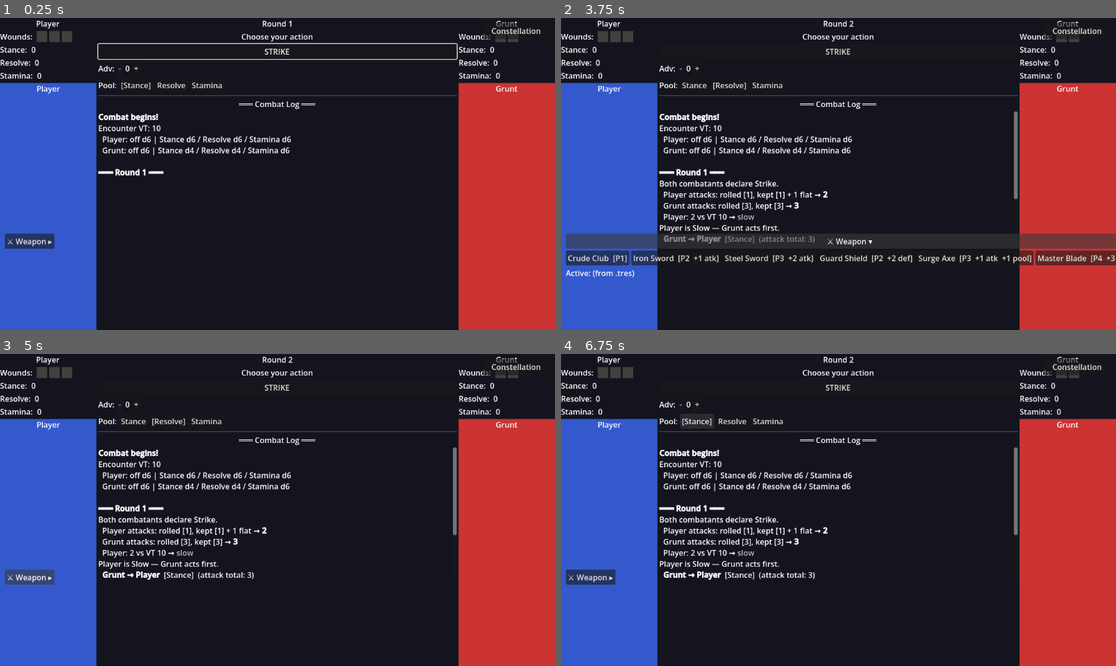
Above: before the commit, frames 1-4 (two rows, left to right).
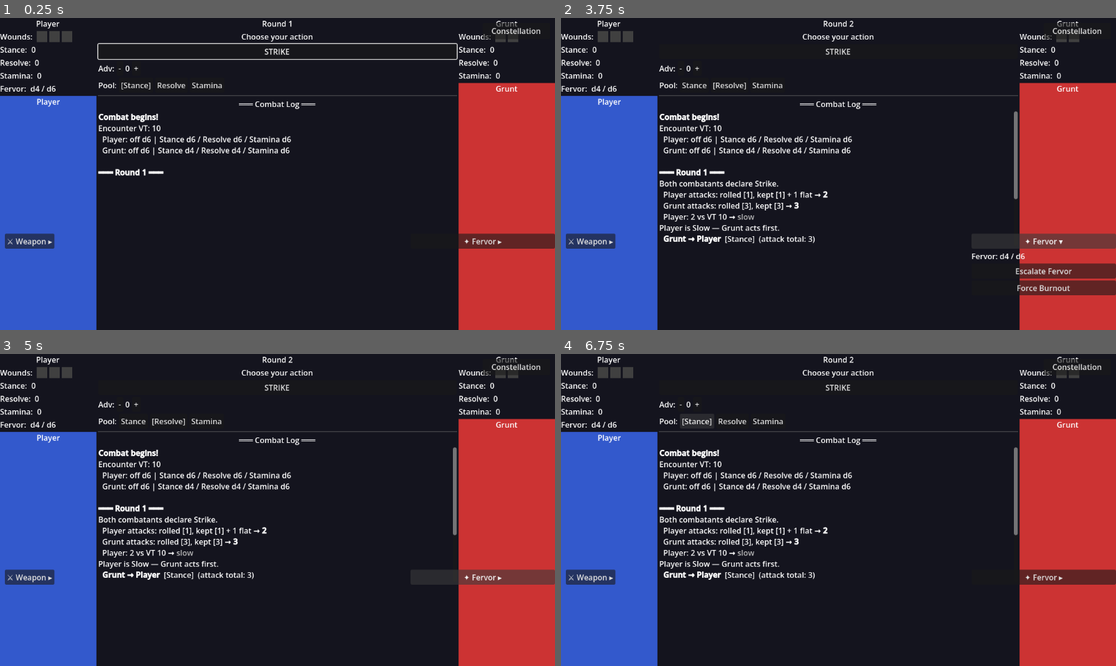
Above: after the commit, the same moments.

Repository: ivano777/kronomania
Game: Godot game, scene res://scenes/battle/BattleScene.tscn
The game is run twice, just before and just after one commit, with the same random seed, the same clock (stepped at 60 frames per second) and the same inputs.
Inputs:
- Up to frame 1 (0.25 s): no input
- Up to frame 2 (3.75 s): click "STRIKE" at 0.5 s; click "Resolve" at 1.25 s; click "⚔ Weapon ▸" at 2 s; click "⚔ Weapon ▾" at 2.75 s; click "⚔ Weapon ▸" (after the commit: "✦ Fervor ▸") at 3.5 s
- Up to frame 3 (5 s): click "⚔ Weapon ▾" (after the commit: "✦ Fervor ▾") at 4.25 s
- Up to frame 4 (6.75 s): click "-" at 5 s; click "+" at 5.75 s; click "Stance" at 6.5 s

The runs differ from the first frame. In frame 1, 1.7% of the frame differs, in the area x 0-100%, y 20-74%; in frame 2, 5.6%, in the area x 0-100%, y 20-89%; in frame 3, 1.7%; in frame 4, 1.7%.

Commit message:
feat(magic): Group 4 Fervor / Burnout / Cantrip / True Spell system
- Extend RollEngine.resolve() with optional fervor_size param — rolls one
  additive post-keep Fervor die, returns fervor_roll + fervor_maxed in dict
- CombatantState: add fervor_size, is_burned_out, has_minor_studies,
  has_spellcasting; magic flags derived from unlocked_nodes at start_combat()
- CombatManager: player_chose_cantrip() + player_chose_spell() actions;
  _resolve_round_cantrip / _resolve_round_spell coroutines; _escalate_fervor()
  steps Fervor track and triggers Burnout when cap exceeded; debug_set_fervor();
  new signals fervor_changed + player_magic_available emitted each round
- PlayerProgression: add ability_minor_studies + ability_spellcasting to ALL_NODES
- RoundHUD: Cantrip + Spell buttons (hidden until relevant nodes unlocked);
  enable_magic() / disable_magic() API; cantrip_pressed + spell_pressed signals
- CombatantHUD: FervorRow (player HUD only); set_fervor(size, cap, burned_out);
  setup() gains optional show_fervor param
- BattleScene: wire fervor_changed → player HUD, player_magic_available →
  RoundHUD, cantrip/spell button presses → CombatManager; teardown updated
- New: ability_spellcasting.tres (gates true spells, prereq: Minor Studies)
- New: DebugFervorDisplay — live Fervor state, Escalate + Toggle Burnout buttons
- CLAUDE.md: sync CombatantState fields, round loop, magic system section,
  SpellData in-progress design, Fragile areas, Game rules summary
- project-status.md: Group 4 marked complete (true spells stub noted [~]);
  SpellData [ ] item added with full implementation spec

Co-Authored-By: Claude Sonnet 4.6 <noreply@anthropic.com>

Diff:
--- a/autoloads/CombatManager.gd
+++ b/autoloads/CombatManager.gd
@@ -1,8 +1,8 @@
 # CombatManager — combat state machine for a 1v1 duel.
 #
 # Flow per round:
-#   _begin_round  →  (player presses Strike)  →  _resolve_round
-#   _resolve_round rolls both attacks, checks VT, resolves Fast then Slow,
+#   _begin_round  →  (player presses Strike / Cantrip / Spell)  →  _resolve_round_*
+#   _resolve_round_* rolls both attacks, checks VT, resolves Fast then Slow,
 #   applies wounds, checks defeat, then loops back to _begin_round.
 #
 # All game-state signals are emitted here; UI nodes listen and update.
@@ -14,6 +14,9 @@
 ## Canonical pool names used as keys throughout the combat system.
 const POOL_NAMES: Array = ["stance", "resolve", "stamina"]
 
+## Fervor escalation track — die face values in order.
+const FERVOR_TRACK: Array[int] = [4, 6, 8, 10]
+
 
 # ── Signals ───────────────────────────────────────────────────────────────────
 
@@ -40,6 +43,12 @@
 
 ## Emitted when the player must choose their action.
 signal player_action_required()
+
+## Emitted before player_action_required to inform the UI which magic actions are available.
+signal player_magic_available(can_cantrip: bool, can_cast_spell: bool)
+
+## Emitted whenever the player's Fervor state changes (initial emit at combat start).
+signal fervor_changed(is_player: bool, fervor_size: int, fervor_cap: int, is_burned_out: bool)
 
 
 # ── Runtime state ─────────────────────────────────────────────────────────────
@@ -59,6 +68,11 @@
 	var stance_rolled: bool  = false
 	var resolve_rolled: bool = false
 	var stamina_rolled: bool = false
+	# Magic state — player only; resets to base each combat.
+	var fervor_size: int    = 4     # current Fervor die face (4/6/8/10); starts at d4
+	var is_burned_out: bool = false # blocks true spells when true
+	var has_minor_studies: bool = false  # derived from unlocked_nodes in start_combat()
+	var has_spellcasting: bool  = false  # derived from unlocked_nodes in start_combat()
 
 	func init(d: CombatantData) -> void:
 		data = d
@@ -69,6 +83,10 @@
 		for n in d.starting_nodes:
 			if n is NodeData:
 				unlocked_nodes.append(n as NodeData)
+		fervor_size = 4
+		is_burned_out = false
+		has_minor_studies = false
+		has_spellcasting = false
 		reset_guard()
 
 	func reset_guard() -> void:
@@ -106,7 +124,7 @@
 var _enemy:  CombatantState
 var _round:  int = 0
 
-## True only while awaiting the player's Strike input.
+## True only while awaiting the player's action input.
 var _waiting_for_player: bool = false
 
 
@@ -118,6 +136,10 @@
 	_player.init(player_data)
 	_player.unlocked_nodes = PlayerProgression.unlocked_nodes.duplicate()
 	_player.tier_override = PlayerProgression.get_tier()
+	_player.has_minor_studies = _player.unlocked_nodes.any(func(n: NodeData): return n.effect_type == "minor_studies")
+	_player.has_spellcasting  = _player.unlocked_nodes.any(func(n: NodeData): return n.effect_type == "spellcasting")
+	_player.fervor_size = 4
+	_player.is_burned_out = false
 	_enemy = CombatantState.new()
 	_enemy.init(enemy_data)
 	_round = 0
@@ -135,6 +157,10 @@
 			enemy_data.ingenuity_size, enemy_data.dominion_size,
 		]
 	)
+
+	# Emit initial Fervor state so HUD is initialised before round 1.
+	fervor_changed.emit(true, _player.fervor_size, _player.data.ingenuity_size, _player.is_burned_out)
+
 	_begin_round()
 
 
@@ -146,6 +172,37 @@
 		return
 	_waiting_for_player = false
 	_resolve_round(net_advantage, target_pool)
+
+
+## Called by BattleScene when the player presses Cantrip.
+## Ingenuity-based attack; no Fervor cost; available during Burnout.
+func player_chose_cantrip(target_pool: String = "resolve") -> void:
+	if not _waiting_for_player:
+		return
+	_waiting_for_player = false
+	_resolve_round_cantrip(target_pool)
+
+
+## Called by BattleScene when the player presses Cast Spell.
+## Ingenuity-based attack with a real Fervor die; blocked during Burnout.
+func player_chose_spell(net_advantage: int = 0, target_pool: String = "resolve") -> void:
+	if not _waiting_for_player:
+		return
+	if _player.is_burned_out:
+		log_message.emit("[color=orange]Burnout! True spells are blocked — choose Strike or Cantrip.[/color]")
+		player_magic_available.emit(_player.has_minor_studies, false)
+		player_action_required.emit()
+		return
+	_waiting_for_player = false
+	_resolve_round_spell(net_advantage, target_pool)
+
+
+## Debug only — override Fervor state at runtime.
+func debug_set_fervor(new_fervor_size: int, burned_out: bool) -> void:
+	if _player:
+		_player.fervor_size = new_fervor_size
+		_player.is_burned_out = burned_out
+		fervor_changed.emit(true, _player.fervor_size, _player.data.ingenuity_size, burned_out)
 
 
 # ── Private — round flow ──────────────────────────────────────────────────────
@@ -166,10 +223,14 @@
 	phase_changed.emit("Choose your action")
 
 	_waiting_for_player = true
+	player_magic_available.emit(
+		_player.has_minor_studies,
+		_player.has_spellcasting and not _player.is_burned_out
+	)
 	player_action_required.emit()
 
 
-# Coroutine: resolves one full round then loops back.
+# Coroutine: physical Strike — resolves one full round then loops back.
 func _resolve_round(net_advantage: int = 0, target_pool: String = "stance") -> void:
 	phase_changed.emit("Resolving…")
 	log_message.emit("Both combatants declare Strike.")
@@ -220,6 +281,102 @@
 		return
 
 	# ── Next round ─────────────────────────────────────────────────────────
+	await get_tree().create_timer(0.8).timeout
+	_begin_round()
+
+
+# Coroutine: Cantrip — Ingenuity-based attack, no Fervor die, available during Burnout.
+func _resolve_round_cantrip(target_pool: String = "resolve") -> void:
+	phase_changed.emit("Resolving…")
+	log_message.emit("%s channels a cantrip (Ingenuity d%d)." % [
+		_player.data.combatant_name, _player.data.ingenuity_size
+	])
+
+	var p_atk := RollEngine.resolve(
+		_effective_tier(_player), _player.data.ingenuity_size, _training_keep_grade(_player),
+		0, _pool_bonus(_player)
+	)
+	var e_atk := RollEngine.resolve(
+		_effective_tier(_enemy), _enemy.data.dominion_size, _training_keep_grade(_enemy),
+		_attack_flat(_enemy)
+	)
+
+	log_message.emit(_fmt_attack(_player.data.combatant_name, p_atk) + " [cantrip]")
+	log_message.emit(_fmt_attack(_enemy.data.combatant_name, e_atk))
+
+	var encounter_vt: int = _enemy.data.velocity_threshold
+	var p_fast := RollEngine.is_fast(p_atk.total as int, encounter_vt)
+	log_message.emit(_fmt_speed(_player.data.combatant_name, p_atk.total as int, encounter_vt, p_fast))
+
+	var player_first: bool = p_fast
+	if p_fast:
+		phase_changed.emit("Fast Phase — Player acts first")
+	else:
+		log_message.emit("%s is Slow — %s acts first." % [_player.data.combatant_name, _enemy.data.combatant_name])
+		phase_changed.emit("Slow Phase — Enemy acts first")
+
+	_resolve_attack(player_first, p_atk if player_first else e_atk, target_pool)
+	if _player.is_defeated or _enemy.is_defeated:
+		_end_combat()
+		return
+
+	var second_is_player := not player_first
+	phase_changed.emit("Slow Phase" if p_fast else "Fast Phase (2nd)")
+	_resolve_attack(second_is_player, p_atk if second_is_player else e_atk, target_pool)
+	if _player.is_defeated or _enemy.is_defeated:
+		_end_combat()
+		return
+
+	await get_tree().create_timer(0.8).timeout
+	_begin_round()
+
+
+# Coroutine: True Spell — Ingenuity + real Fervor die; escalates Fervor on max-roll.
+func _resolve_round_spell(net_advantage: int = 0, target_pool: String = "resolve") -> void:
+	phase_changed.emit("Resolving…")
+	log_message.emit("%s casts a true spell (Ingenuity d%d + Fervor d%d)." % [
+		_player.data.combatant_name, _player.data.ingenuity_size, _player.fervor_size
+	])
+
+	var p_atk := RollEngine.resolve(
+		_effective_tier(_player), _player.data.ingenuity_size, _training_keep_grade(_player),
+		0, net_advantage + _pool_bonus(_player), _player.fervor_size
+	)
+	var e_atk := RollEngine.resolve(
+		_effective_tier(_enemy), _enemy.data.dominion_size, _training_keep_grade(_enemy),
+		_attack_flat(_enemy)
+	)
+
+	log_message.emit(_fmt_spell_attack(_player.data.combatant_name, p_atk))
+	log_message.emit(_fmt_attack(_enemy.data.combatant_name, e_atk))
+
+	var encounter_vt: int = _enemy.data.velocity_threshold
+	var p_fast := RollEngine.is_fast(p_atk.total as int, encounter_vt)
+	log_message.emit(_fmt_speed(_player.data.combatant_name, p_atk.total as int, encounter_vt, p_fast))
+
+	var player_first: bool = p_fast
+	if p_fast:
+		phase_changed.emit("Fast Phase — Player acts first")
+	else:
+		log_message.emit("%s is Slow — %s acts first." % [_player.data.combatant_name, _enemy.data.combatant_name])
+		phase_changed.emit("Slow Phase — Enemy acts first")
+
+	_resolve_attack(player_first, p_atk if player_first else e_atk, target_pool)
+	if _player.is_defeated or _enemy.is_defeated:
+		_end_combat()
+		return
+
+	var second_is_player := not player_first
+	phase_changed.emit("Slow Phase" if p_fast else "Fast Phase (2nd)")
+	_resolve_attack(second_is_player, p_atk if second_is_player else e_atk, target_pool)
+	if _player.is_defeated or _enemy.is_defeated:
+		_end_combat()
+		return
+
+	# Post-resolution: check Fervor escalation (rules: magic/fervor.md).
+	if p_atk.fervor_maxed as bool:
+		_escalate_fervor(_player, 1)
+
 	await get_tree().create_timer(0.8).timeout
 	_begin_round()
 
@@ -372,11 +529,31 @@
 	return best
 
 
+## Steps Fervor up by `steps` track positions. Triggers Burnout if new size exceeds
+## the Ingenuity cap. Fervor is clamped at the cap (rules: magic/fervor.md).
+func _escalate_fervor(state: CombatantState, steps: int) -> void:
+	var cap: int = state.data.ingenuity_size
+	var idx: int = FERVOR_TRACK.find(state.fervor_size)
+	if idx == -1:
+		idx = 0
+	var prev_size: int = FERVOR_TRACK[idx]
+	idx = mini(idx + steps, FERVOR_TRACK.size() - 1)
+	var new_size: int = FERVOR_TRACK[idx]
+	if new_size != prev_size:
+		log_message.emit("  [color=magenta]Fervor escalates: d%d → d%d[/color]" % [prev_size, new_size])
+	else:
+		log_message.emit("  [color=magenta]Fervor at maximum track position (d%d).[/color]" % new_size)
+	if new_size > cap and not state.is_burned_out:
+		state.is_burned_out = true
+		log_message.emit("[color=orange][b]BURNOUT![/b] Fervor surged beyond control. True spells blocked until next combat.[/color]")
+	state.fervor_size = mini(new_size, cap)
+	fervor_changed.emit(state == _player, state.fervor_size, cap, state.is_burned_out)
+
+
 ## Debug only — swap the player's weapon at runtime without restarting combat.
 func debug_set_player_weapon(weapon: EquipmentData) -> void:
 	if _player:
 		_player.weapon_override = weapon
-
 
 
 # ── Formatting helpers ────────────────────────────────────────────────────────
@@ -391,6 +568,18 @@
 	]
 
 
+func _fmt_spell_attack(name: String, r: Dictionary) -> String:
+	var desperation: bool = r.desperation
+	var prefix := "[b][DESPERATION][/b] " if desperation else ""
+	var fervor_roll: int = r.fervor_roll as int
+	var fervor_part := " + [color=magenta]Fervor %d[/color]" % fervor_roll if fervor_roll > 0 else ""
+	var maxed_note := " [color=magenta][b][MAX][/b][/color]" if (r.fervor_maxed as bool) else ""
+	return "  %s%s casts: rolled %s, kept %s%s → [b]%d[/b]%s" % [
+		prefix, name, _arr(r.dice as Array), _arr(r.kept as Array),
+		fervor_part, r.total as int, maxed_note
+	]
+
+
 func _fmt_speed(name: String, total: int, vt: int, fast: bool) -> String:
 	var tag := "[color=cyan]FAST[/color]" if fast else "[color=gray]slow[/color]"
 	return "  %s: %d vs VT %d → %s" % [name, total, vt, tag]
--- a/autoloads/PlayerProgression.gd
+++ b/autoloads/PlayerProgression.gd
@@ -7,6 +7,8 @@
 	preload("res://resources/data/nodes/core_dominion_1.tres"),
 	preload("res://resources/data/nodes/training_keep_1.tres"),
 	preload("res://resources/data/nodes/training_keep_2.tres"),
+	preload("res://resources/data/nodes/ability_minor_studies.tres"),
+	preload("res://resources/data/nodes/ability_spellcasting.tres"),
 	preload("res://resources/data/nodes/ability_sure_footed.tres"),
 	preload("res://resources/data/nodes/flavor_warrior_oath.tres"),
 ]
--- a/autoloads/RollEngine.gd
+++ b/autoloads/RollEngine.gd
@@ -37,8 +37,10 @@
 # flat          : int — additive bonus applied after Keep (0 if unused)
 # net_advantage : int — positive = extra dice, negative = fewer dice;
 #                       pool ≤ 0 triggers Desperation (roll 2, keep worst)
+# fervor_size   : int — if > 0, roll one additive Fervor die of this face value
+#                       after Keep; cannot be discarded; result included in total.
 # Returns a Dictionary with full audit trail for the log.
-func resolve(tier: int, die_size: int, keep_grade: int, flat: int = 0, net_advantage: int = 0) -> Dictionary:
+func resolve(tier: int, die_size: int, keep_grade: int, flat: int = 0, net_advantage: int = 0, fervor_size: int = 0) -> Dictionary:
 	var pool_size: int = tier + net_advantage
 	var desperation := pool_size <= 0
 
@@ -58,6 +60,14 @@
 	for d in kept:
 		total += d
 
+	# Real Fervor die: additive post-Keep, cannot be discarded.
+	var fervor_roll := 0
+	var fervor_maxed := false
+	if fervor_size > 0:
+		fervor_roll = roll_dice(1, fervor_size)[0]
+		total += fervor_roll
+		fervor_maxed = (fervor_roll == fervor_size)
+
 	return {
 		"dice":          dice,
 		"kept":          kept,
@@ -68,6 +78,8 @@
 		"flat":          flat,
 		"net_advantage": net_advantage,
 		"desperation":   desperation,
+		"fervor_roll":   fervor_roll,
+		"fervor_maxed":  fervor_maxed,
 	}
 
 
--- /dev/null
+++ b/resources/data/nodes/ability_spellcasting.tres
@@ -0,0 +1,14 @@
+[gd_resource type="Resource" script_class="NodeData" format=3 uid="uid://bspellcast001"]
+
+[ext_resource type="Script" path="res://resources/NodeData.gd" id="1_ndscr"]
+[ext_resource type="Resource" uid="uid://csp4lx7saynb2" path="res://resources/data/nodes/ability_minor_studies.tres" id="2_prereq"]
+
+[resource]
+script = ExtResource("1_ndscr")
+node_name = "Spellcasting"
+category = "Ability"
+effect_type = "spellcasting"
+effect_value = 0
+description = "You have mastered Fervor channeling. Cast true spells using Ingenuity + a real Fervor die. Each max-roll escalates Fervor instability."
+unlock_cost = 1
+prerequisite = ExtResource("2_prereq")
--- a/scenes/battle/BattleScene.gd
+++ b/scenes/battle/BattleScene.gd
@@ -7,7 +7,8 @@
 const ENEMY_DATA  := preload("res://resources/data/enemy_grunt.tres")
 
 # ── Debug scenes (remove path + add_child call to strip at release) ───────────
-const _DBG_WEAPON_SEL := "res://scenes/debug/DebugWeaponSelector.tscn"
+const _DBG_WEAPON_SEL   := "res://scenes/debug/DebugWeaponSelector.tscn"
+const _DBG_FERVOR_DISP  := "res://scenes/debug/DebugFervorDisplay.tscn"
 
 # ── Node references ───────────────────────────────────────────────────────────
 @onready var _player_hud:    CombatantHUD = $GameLayout/PlayerSide/PlayerHUD
@@ -28,15 +29,17 @@
 	_player_visual.setup(PLAYER_DATA, true)
 	_enemy_visual.setup(ENEMY_DATA, false)
 
-	# Set up HUDs with initial data.
-	_player_hud.setup(PLAYER_DATA)
-	_enemy_hud.setup(ENEMY_DATA)
+	# Set up HUDs with initial data. Player HUD shows the Fervor row.
+	_player_hud.setup(PLAYER_DATA, true)
+	_enemy_hud.setup(ENEMY_DATA, false)
 
 	if _debug_equip:
 		_debug_equip.setup(PLAYER_DATA, ENEMY_DATA)
 
-	# Connect RoundHUD strike button.
+	# Connect RoundHUD action buttons.
 	_round_hud.strike_pressed.connect(_on_strike_pressed)
+	_round_hud.cantrip_pressed.connect(_on_cantrip_pressed)
+	_round_hud.spell_pressed.connect(_on_spell_pressed)
 
 	# Connect restart button.
 	_restart_btn.pressed.connect(_on_restart_pressed)
@@ -63,10 +66,15 @@
 	CombatManager.guard_changed.connect(_on_guard_changed)
 	CombatManager.combat_ended.connect(_on_combat_ended)
 	CombatManager.player_action_required.connect(_on_player_action_required)
+	CombatManager.player_magic_available.connect(_on_player_magic_available)
+	CombatManager.fervor_changed.connect(_on_fervor_changed)
 
-	# Debug widgets — instantiated at runtime; safe to remove with the const above.
+	# Debug widgets — instantiated at runtime; safe to remove with the consts above.
 	if ResourceLoader.exists(_DBG_WEAPON_SEL):
 		add_child((load(_DBG_WEAPON_SEL) as PackedScene).instantiate())
+	if ResourceLoader.exists(_DBG_FERVOR_DISP):
+		add_child((load(_DBG_FERVOR_DISP) as PackedScene).instantiate())
+
 	# Start combat.
 	CombatManager.start_combat(PLAYER_DATA, ENEMY_DATA)
 
@@ -101,6 +109,7 @@
 
 func _on_combat_ended(winner_name: String) -> void:
 	_round_hud.disable_strike()
+	_round_hud.disable_magic()
 	_result_label.text = "Winner: %s" % winner_name
 	_defeat_panel.show()
 
@@ -109,8 +118,25 @@
 	_round_hud.enable_strike()
 
 
+func _on_player_magic_available(can_cantrip: bool, can_cast_spell: bool) -> void:
+	_round_hud.enable_magic(can_cantrip, can_cast_spell)
+
+
+func _on_fervor_changed(is_player: bool, fervor_size: int, fervor_cap: int, is_burned_out: bool) -> void:
+	if is_player:
+		_player_hud.set_fervor(fervor_size, fervor_cap, is_burned_out)
+
+
 func _on_strike_pressed() -> void:
 	CombatManager.player_chose_strike(_round_hud.get_net_advantage(), _round_hud.get_target_pool())
+
+
+func _on_cantrip_pressed() -> void:
+	CombatManager.player_chose_cantrip(_round_hud.get_target_pool())
+
+
+func _on_spell_pressed() -> void:
+	CombatManager.player_chose_spell(_round_hud.get_net_advantage(), _round_hud.get_target_pool())
 
 
 func _on_restart_pressed() -> void:
@@ -131,3 +157,5 @@
 	CombatManager.guard_changed.disconnect(_on_guard_changed)
 	CombatManager.combat_ended.disconnect(_on_combat_ended)
 	CombatManager.player_action_required.disconnect(_on_player_action_required)
+	CombatManager.player_magic_available.disconnect(_on_player_magic_available)
+	CombatManager.fervor_changed.disconnect(_on_fervor_changed)
--- a/scenes/battle/CombatantHUD.gd
+++ b/scenes/battle/CombatantHUD.gd
@@ -1,4 +1,4 @@
-# CombatantHUD — displays one combatant's name, wound slots, and current Guard.
+# CombatantHUD — displays one combatant's name, wound slots, current Guard, and Fervor (player only).
 class_name CombatantHUD
 extends VBoxContainer
 
@@ -11,6 +11,8 @@
 @onready var _stance_value:   Label         = $StanceRow/StanceValue
 @onready var _resolve_value:  Label         = $ResolveRow/ResolveValue
 @onready var _stamina_value:  Label         = $StaminaRow/StaminaValue
+@onready var _fervor_row:     HBoxContainer = $FervorRow
+@onready var _fervor_value:   Label         = $FervorRow/FervorValue
 
 var _slot_nodes: Array[ColorRect] = []
 var _max_wounds: int = 3
@@ -23,13 +25,15 @@
 
 
 # Call once after instantiation to bind combatant data.
-func setup(data: CombatantData) -> void:
+# show_fervor: pass true for the player HUD to enable the Fervor row.
+func setup(data: CombatantData, show_fervor: bool = false) -> void:
 	_name_label.text = data.combatant_name
 	_max_wounds = data.max_wounds
 	_refresh_wounds(0)
 	set_guard("stance",  0)
 	set_guard("resolve", 0)
 	set_guard("stamina", 0)
+	_fervor_row.visible = show_fervor
 
 
 # Update wound slot display. current = wounds taken so far.
@@ -46,6 +50,12 @@
 		"stamina": _stamina_value.text = str(value)
 
 
+# Update the Fervor row. Only meaningful for the player HUD.
+func set_fervor(size: int, cap: int, is_burned_out: bool) -> void:
+	var burnout_tag := "  [BURNOUT]" if is_burned_out else ""
+	_fervor_value.text = "d%d / d%d%s" % [size, cap, burnout_tag]
+
+
 func _refresh_wounds(current: int) -> void:
 	for i in _slot_nodes.size():
 		var slot := _slot_nodes[i]
--- a/scenes/battle/CombatantHUD.tscn
+++ b/scenes/battle/CombatantHUD.tscn
@@ -68,3 +68,15 @@
 [node name="StaminaValue" type="Label" parent="StaminaRow"]
 layout_mode = 2
 text = "0"
+
+[node name="FervorRow" type="HBoxContainer" parent="."]
+layout_mode = 2
+visible = false
+
+[node name="FervorPrefix" type="Label" parent="FervorRow"]
+layout_mode = 2
+text = "Fervor: "
+
+[node name="FervorValue" type="Label" parent="FervorRow"]
+layout_mode = 2
+text = "d4 / d6"
--- a/scenes/battle/RoundHUD.gd
+++ b/scenes/battle/RoundHUD.gd
@@ -1,12 +1,16 @@
-# RoundHUD — round counter, phase label, Strike button, and scrollable combat log.
+# RoundHUD — round counter, phase label, Strike/Cantrip/Spell buttons, and scrollable combat log.
 class_name RoundHUD
 extends VBoxContainer
 
 signal strike_pressed
+signal cantrip_pressed
+signal spell_pressed
 
 @onready var _round_label:  Label         = $RoundLabel
 @onready var _phase_label:  Label         = $PhaseLabel
 @onready var _strike_btn:   Button        = $StrikeButton
+@onready var _cantrip_btn:  Button        = $CantripButton
+@onready var _spell_btn:    Button        = $SpellButton
 @onready var _log_text:     RichTextLabel = $LogScroll/LogText
 # Debug controls — null when nodes are absent (removed for release).
 @onready var _debug_adv  = $DebugAdvantageControl if has_node("DebugAdvantageControl") else null
@@ -15,7 +19,11 @@
 
 func _ready() -> void:
 	_strike_btn.pressed.connect(_on_strike_pressed)
+	_cantrip_btn.pressed.connect(_on_cantrip_pressed)
+	_spell_btn.pressed.connect(_on_spell_pressed)
 	_strike_btn.disabled = true
+	_cantrip_btn.disabled = true
+	_spell_btn.disabled = true
 
 
 # ── Public API called by BattleScene ─────────────────────────────────────────
@@ -35,6 +43,21 @@
 
 func disable_strike() -> void:
 	_strike_btn.disabled = true
+
+
+## Show and enable magic action buttons based on what is currently available.
+## Called by BattleScene on player_magic_available signal.
+func enable_magic(can_cantrip: bool, can_cast_spell: bool) -> void:
+	_cantrip_btn.visible = can_cantrip
+	_cantrip_btn.disabled = not can_cantrip
+	_spell_btn.visible = can_cast_spell
+	_spell_btn.disabled = not can_cast_spell
+
+
+## Disable all magic buttons (called when resolution begins).
+func disable_magic() -> void:
+	_cantrip_btn.disabled = true
+	_spell_btn.disabled = true
 
 
 # Append one line to the combat log. Supports BBCode.
@@ -60,4 +83,17 @@
 
 func _on_strike_pressed() -> void:
 	disable_strike()
+	disable_magic()
 	strike_pressed.emit()
+
+
+func _on_cantrip_pressed() -> void:
+	disable_strike()
+	disable_magic()
+	cantrip_pressed.emit()
+
+
+func _on_spell_pressed() -> void:
+	disable_strike()
+	disable_magic()
+	spell_pressed.emit()
--- a/scenes/battle/RoundHUD.tscn
+++ b/scenes/battle/RoundHUD.tscn
@@ -22,6 +22,18 @@
 layout_mode = 2
 text = "STRIKE"
 disabled = true
+
+[node name="CantripButton" type="Button" parent="."]
+layout_mode = 2
+text = "CANTRIP"
+disabled = true
+visible = false
+
+[node name="SpellButton" type="Button" parent="."]
+layout_mode = 2
+text = "CAST SPELL"
+disabled = true
+visible = false
 
 [node name="DebugAdvantageControl" type="HBoxContainer" parent="."]
 layout_mode = 2
--- /dev/null
+++ b/scenes/debug/DebugFervorDisplay.gd
@@ -0,0 +1,49 @@
+extends VBoxContainer
+
+var _current_fervor: int = 4
+var _current_burned_out: bool = false
+var _current_cap: int = 6
+
+@onready var _toggle:      Button        = $ToggleButton
+@onready var _panel:       VBoxContainer = $Panel
+@onready var _status:      Label         = $Panel/StatusLabel
+@onready var _escalate:    Button        = $Panel/EscalateButton
+@onready var _burnout_btn: Button        = $Panel/BurnoutButton
+
+
+func _ready() -> void:
+	_panel.hide()
+	_toggle.pressed.connect(_on_toggle)
+	_escalate.pressed.connect(_on_escalate)
+	_burnout_btn.pressed.connect(_on_toggle_burnout)
+	CombatManager.fervor_changed.connect(_on_fervor_changed)
+
+
+func _on_toggle() -> void:
+	_panel.visible = not _panel.visible
+	_toggle.text = "✦ Fervor ▾" if _panel.visible else "✦ Fervor ▸"
+
+
+func _on_fervor_changed(is_player: bool, fervor_size: int, fervor_cap: int, is_burned_out: bool) -> void:
+	if not is_player:
+		return
+	_current_fervor = fervor_size
+	_current_cap = fervor_cap
+	_current_burned_out = is_burned_out
+	var burnout_str := "  [BURNOUT]" if is_burned_out else ""
+	_status.text = "Fervor: d%d / d%d%s" % [fervor_size, fervor_cap, burnout_str]
+	_escalate.disabled = fervor_size >= fervor_cap
+	_burnout_btn.text = "Clear Burnout" if is_burned_out else "Force Burnout"
+
+
+func _on_escalate() -> void:
+	const TRACK: Array[int] = [4, 6, 8, 10]
+	var idx := TRACK.find(_current_fervor)
+	if idx == -1:
+		idx = 0
+	var next: int = TRACK[mini(idx + 1, TRACK.size() - 1)]
+	CombatManager.debug_set_fervor(next, _current_burned_out)
+
+
+func _on_toggle_burnout() -> void:
+	CombatManager.debug_set_fervor(_current_fervor, not _current_burned_out)
--- /dev/null
+++ b/scenes/debug/DebugFervorDisplay.tscn
@@ -0,0 +1,28 @@
+[gd_scene format=3 uid="uid://dbgfervord001"]
+
+[ext_resource type="Script" path="res://scenes/debug/DebugFervorDisplay.gd" id="1_fervscr"]
+
+[node name="DebugFervorDisplay" type="VBoxContainer"]
+anchor_left = 1.0
+anchor_top = 1.0
+anchor_right = 1.0
+anchor_bottom = 1.0
+offset_left = -300.0
+offset_top = -200.0
+offset_bottom = -10.0
+script = ExtResource("1_fervscr")
+
+[node name="ToggleButton" type="Button" parent="."]
+text = "✦ Fervor ▸"
+
+[node name="Panel" type="VBoxContainer" parent="."]
+visible = false
+
+[node name="StatusLabel" type="Label" parent="Panel"]
+text = "Fervor: d4 / d6"
+
+[node name="EscalateButton" type="Button" parent="Panel"]
+text = "Escalate Fervor"
+
+[node name="BurnoutButton" type="Button" parent="Panel"]
+text = "Force Burnout"
Not shown, added: scenes/debug/DebugFervorDisplay.gd.uid
Not shown, changed: CLAUDE.md
Not shown, changed: docs/project-index.md
Not shown, changed: docs/project-status.md
